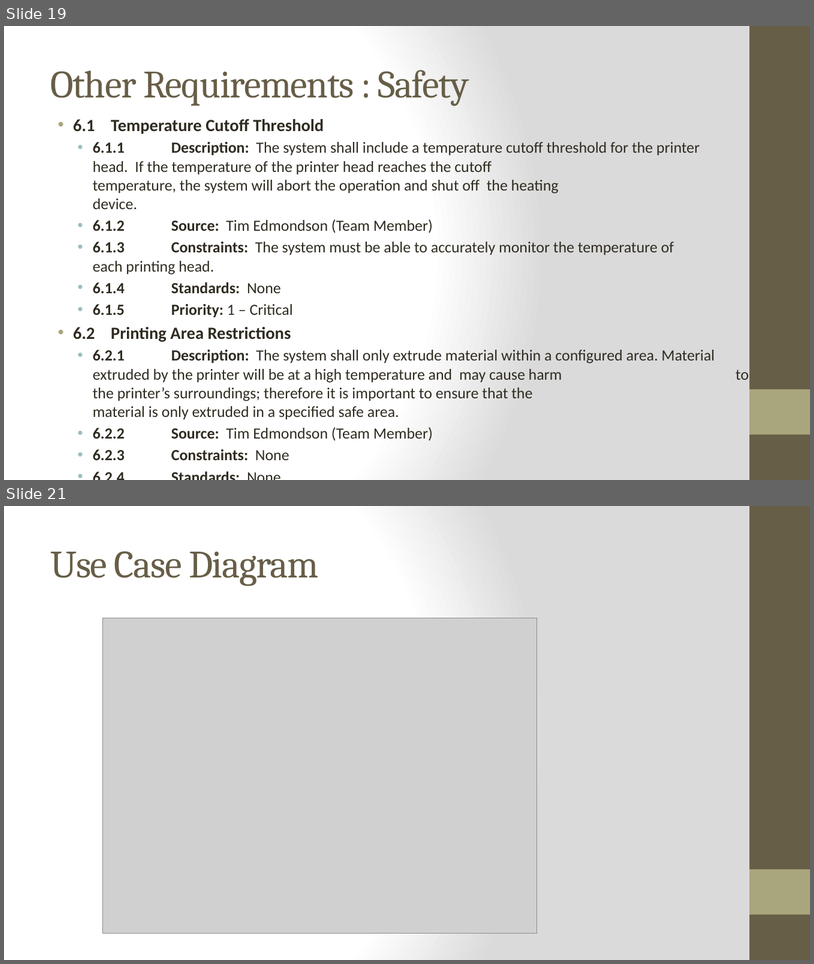
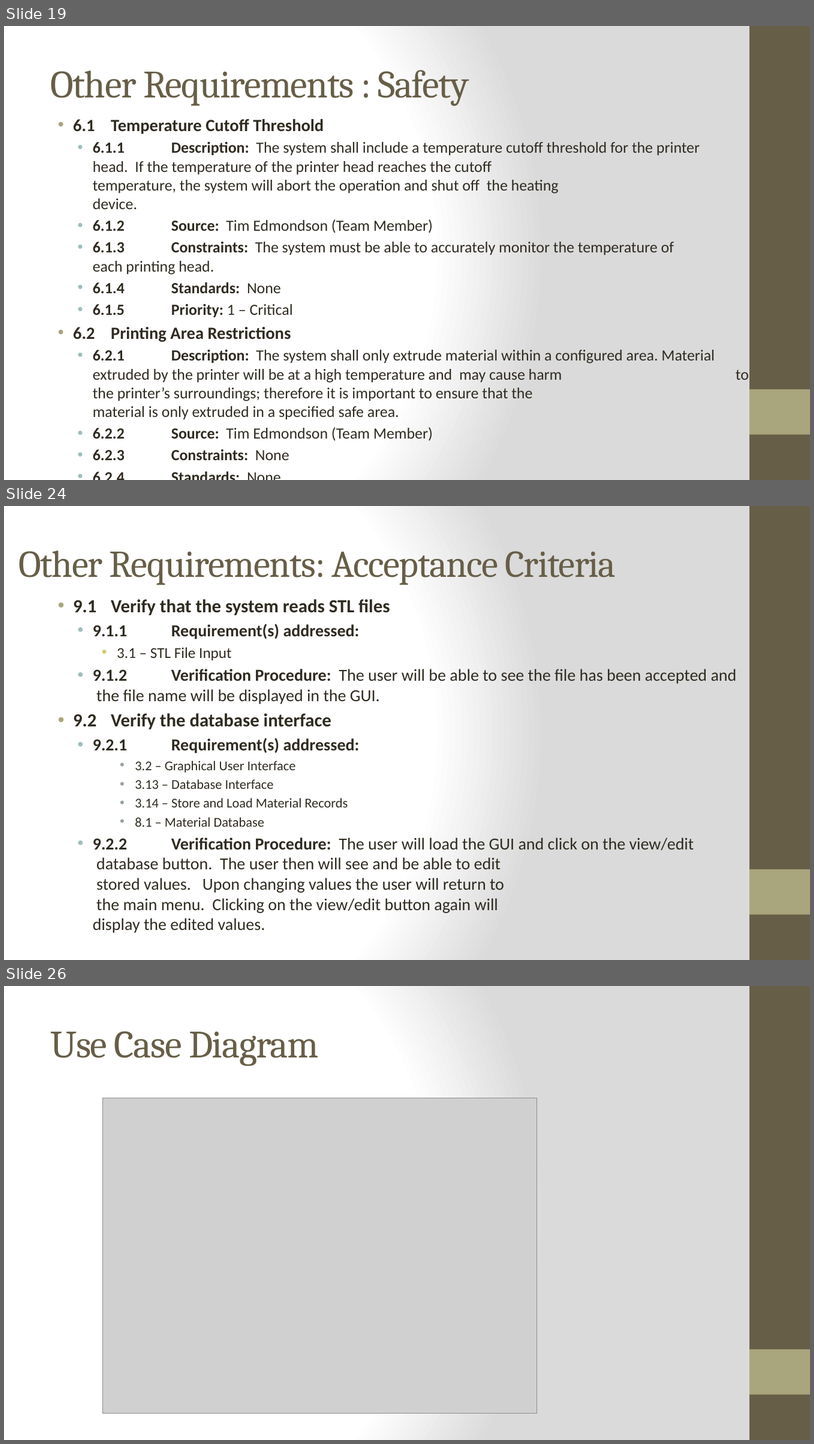
Before and after one commit to qpHalcy0n/SRDesign, a slide deck: SRS Presentation/SRS Presentation.pptx. Shown one above the other, each under a label of ours: slides 19 and 21 before the commit, slides 19, 24 and 26 after it; the slides between them are not shown. The pictures are 814x964 and 814x1444 pixels, drawn with LibreOffice and Linux fonts; fonts in the diff are those of the drawing; grey boxes stand for pictures. Boxes give left, top, right and bottom in pixels: in the first picture for what was removed or moved away, otherwise in the second. Text is boxed around its words. In the diff, an @@ line names an element or a change of style, - is before the commit and + after.

```diff
--- a/SRS Presentation/SRS Presentation.pptx
+++ b/SRS Presentation/SRS Presentation.pptx
@@ slide 24 added at (4,506,810,960), background gradient #FFFFFF to #DADADA; not listed: 2 template elements that a slide beside it also shows @@
@@ title added at (18,550,616,585), 45 pt, text #675E47 @@
+Other Requirements: Acceptance Criteria
@@ text added at (73,599,737,933), 20 pt, text #2F2B20 @@
+• 9.1 Verify that the system reads STL files
+  • 9.1.1 Requirement(s) addressed:
+    • 3.1 – STL File Input
+  • 9.1.2 Verification Procedure: The user will be able to see the file has been accepted and the file name will be displayed in the GUI.
+• 9.2 Verify the database interface
+  • 9.2.1 Requirement(s) addressed:
+      • 3.2 – Graphical User Interface
+      • 3.13 – Database Interface
+      • 3.14 – Store and Load Material Records
+      • 8.1 – Material Database
+  • 9.2.2 Verification Procedure: The user will load the GUI and click on the view/edit database button. The user then will see and be able to edit stored values. Upon changing values the user will return to the main menu. Clicking on the view/edit button again will display the edited values.
@@ what was slide 21 is now slide 26 @@
```
Also in this commit, not shown: 1 slide changed, 4 other slides added.
